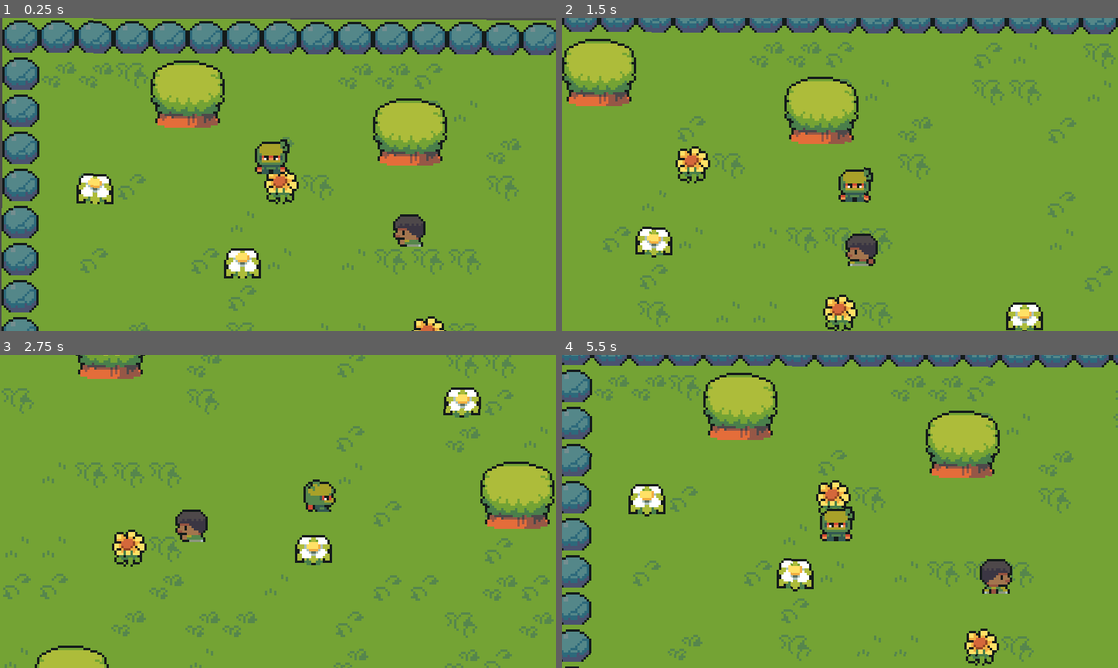
Above: before the commit, frames 1-4 (two rows, left to right).
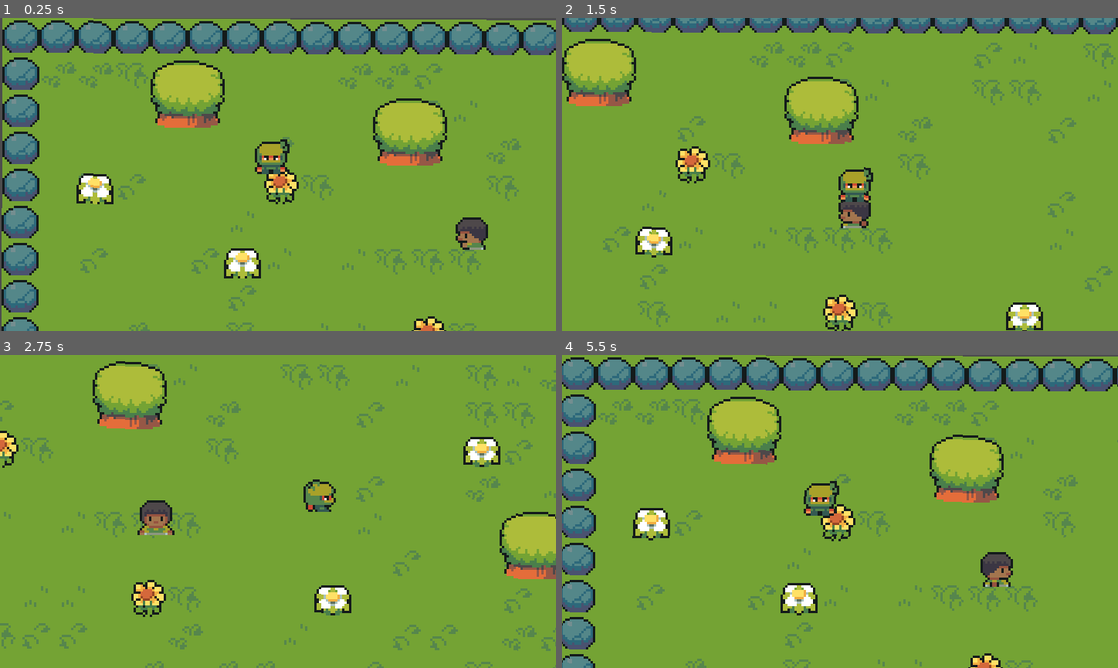
Above: after the commit, the same moments.

Repository: harrywainwright/Playground
Game: Godot game, scene res://scenes/world.tscn
Same seed, same stepped clock (60 frames per second), same inputs: the game is played once before the commit and once after it.
Inputs:
- Up to frame 1 (0.25 s): no input
- Up to frame 2 (1.5 s): hold Right (ui_right) 0.53-1.28 s; hold Down (ui_down) from 1.28 s (still down)
- Up to frame 3 (2.75 s): release Down (ui_down) at 2.03 s; hold Right (ui_right) from 2.03 s (still down)
- Up to frame 4 (5.5 s): release Right (ui_right) at 2.78 s; hold Up (ui_up) 2.78-3.53 s; hold Left (ui_left) 3.53-5.03 s; hold Down (ui_down) from 5.03 s (still down)

The runs differ from the first frame. In frame 1, 1.0% of the frame differs, in the area x 70-88%, y 62-75%; in frame 2, 1.0%; in frame 3, 17%; in frame 4, 28%, in the area x 0-100%, y 0-100%.
Error in both runs: Invalid call. Nonexistent function 'get_quadrant_size' in base 'TileMap'. (res://camera/followCam.gd:7)

Commit message:
further npc work

Diff:
--- a/npc/human/blackMale1.gd
+++ b/npc/human/blackMale1.gd
@@ -1,39 +1,66 @@
 extends CharacterBody2D
 
-@export var speed = 20
+@export var speed = 10
 @export var limit = 0.5
 
 @onready var animations = $AnimatedSprite2D
 
 var startPosition
 var endPosition
+var rng = RandomNumberGenerator.new()
+var randDir
+var randTime
+
+enum npcState{
+	Idle = 0,
+	Up = 1,
+	Down = 2,
+	Right = 3,
+	Left = 4
+}
 
 func _ready():
+	rng.randomize()
 	startPosition = position
-	endPosition = startPosition + Vector2(3*16, 3*16)
+	endPosition = position
 
 func changeDirection():
-	var temp = endPosition
-	endPosition = startPosition
-	startPosition = temp
+	var direction
+	randDir = rng.randi_range(0, 4)
+
+	match randDir:
+		0:
+			endPosition += Vector2(0,0)
+			direction = "Idle"
+		1:
+			endPosition +=  Vector2(0,-3*6)
+			direction = "Up"
+		2:
+			endPosition += Vector2(0,3*6)
+			direction = "Down"
+		3:
+			endPosition += Vector2(3*6,0)
+			direction = "Right"
+		4:
+			endPosition += Vector2(-3*6,0)
+			direction = "Left"
+
+	animations.play("walk" + direction)
+
+	randTime = rng.randf_range(2.0, 5.0)
+	print("randTime: " + str(randTime))
+	await get_tree().create_timer(randTime).timeout
 
 
 func updateVelocity():
 	var moveDirection = (endPosition - position)
+
 	if moveDirection.length() < limit:
 		changeDirection()
+
 	velocity = moveDirection.normalized() * speed
 
-func updateAnimation():
-	var direction = "Idle"
-	if velocity.y < 0: direction = "Up"
-	if velocity.y > 0: direction = "Down"
-	if velocity.x < 0: direction = "Right"
-	if velocity.x > 0: direction = "Left"
-
-	animations.play("walk" + direction)
 
 func _physics_process(_delta):
 	updateVelocity()
 	move_and_slide()
-	updateAnimation()
--- a/npc/human/blackMale1.tscn
+++ b/npc/human/blackMale1.tscn
@@ -157,8 +157,11 @@
 "speed": 5.0
 }]
 
-[sub_resource type="CircleShape2D" id="CircleShape2D_3nyx2"]
-radius = 3.0
+[sub_resource type="RectangleShape2D" id="RectangleShape2D_twbu3"]
+size = Vector2(12, 4)
+
+[sub_resource type="RectangleShape2D" id="RectangleShape2D_73x7x"]
+size = Vector2(14, 14)
 
 [node name="blackMale1" type="CharacterBody2D"]
 script = ExtResource("1_qe1m3")
@@ -170,7 +173,12 @@
 
 [node name="CollisionShape2D" type="CollisionShape2D" parent="."]
 position = Vector2(0, -2)
-shape = SubResource("CircleShape2D_3nyx2")
+shape = SubResource("RectangleShape2D_twbu3")
 
-[node name="Timer" type="Timer" parent="."]
-autostart = true
+[node name="hitBox" type="Area2D" parent="."]
+
+[node name="CollisionShape2D" type="CollisionShape2D" parent="hitBox"]
+position = Vector2(0, -7)
+shape = SubResource("RectangleShape2D_73x7x")
+
+[connection signal="area_entered" from="hitBox" to="." method="_on_hit_box_area_entered"]
--- a/player/player.gd
+++ b/player/player.gd
@@ -17,7 +17,15 @@
 	elif velocity.y < 0: direction = "Up"
 	animations.play("walk" + direction)
 
+func handleCollision():
+	for i in get_slide_collision_count():
+		var collision = get_slide_collision(i)
+		var collider = collision.get_collider()
+		#print(collider.name)
+
+
 func _physics_process(_delta):
 	handleInput()
 	move_and_slide()
+	handleCollision()
 	updateAnimation()
--- a/scenes/world.tscn
+++ b/scenes/world.tscn
@@ -2472,5 +2472,5 @@
 tilemap = NodePath("../..")
 
 [node name="blackMale1" parent="TileMap" instance=ExtResource("6_k4q6q")]
-position = Vector2(172.372, 94.323)
+position = Vector2(205.392, 99.1932)
 rotation = -0.00393173
Not shown: 1 places in npc/human/blackMale1.tscn that only renumber resources
